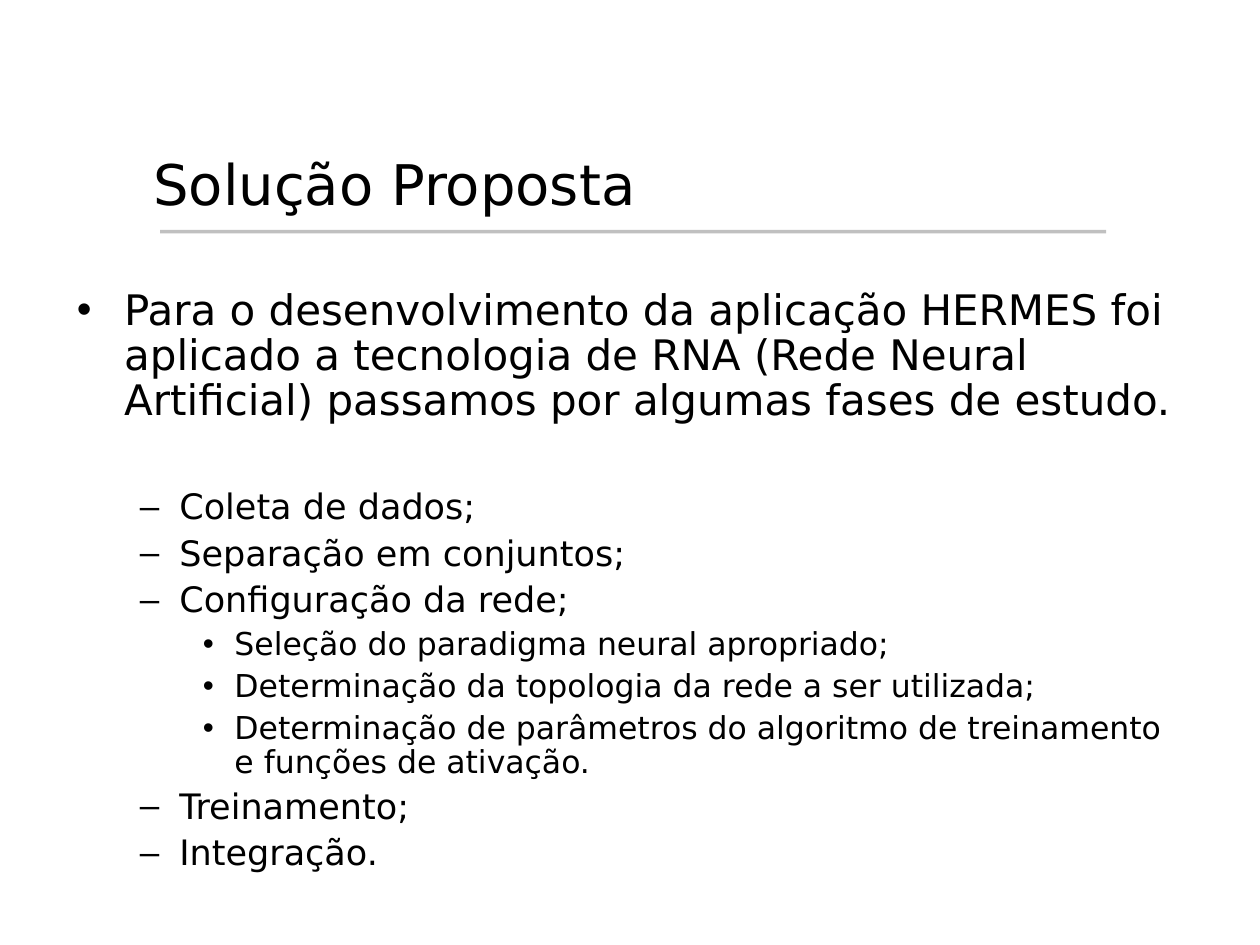
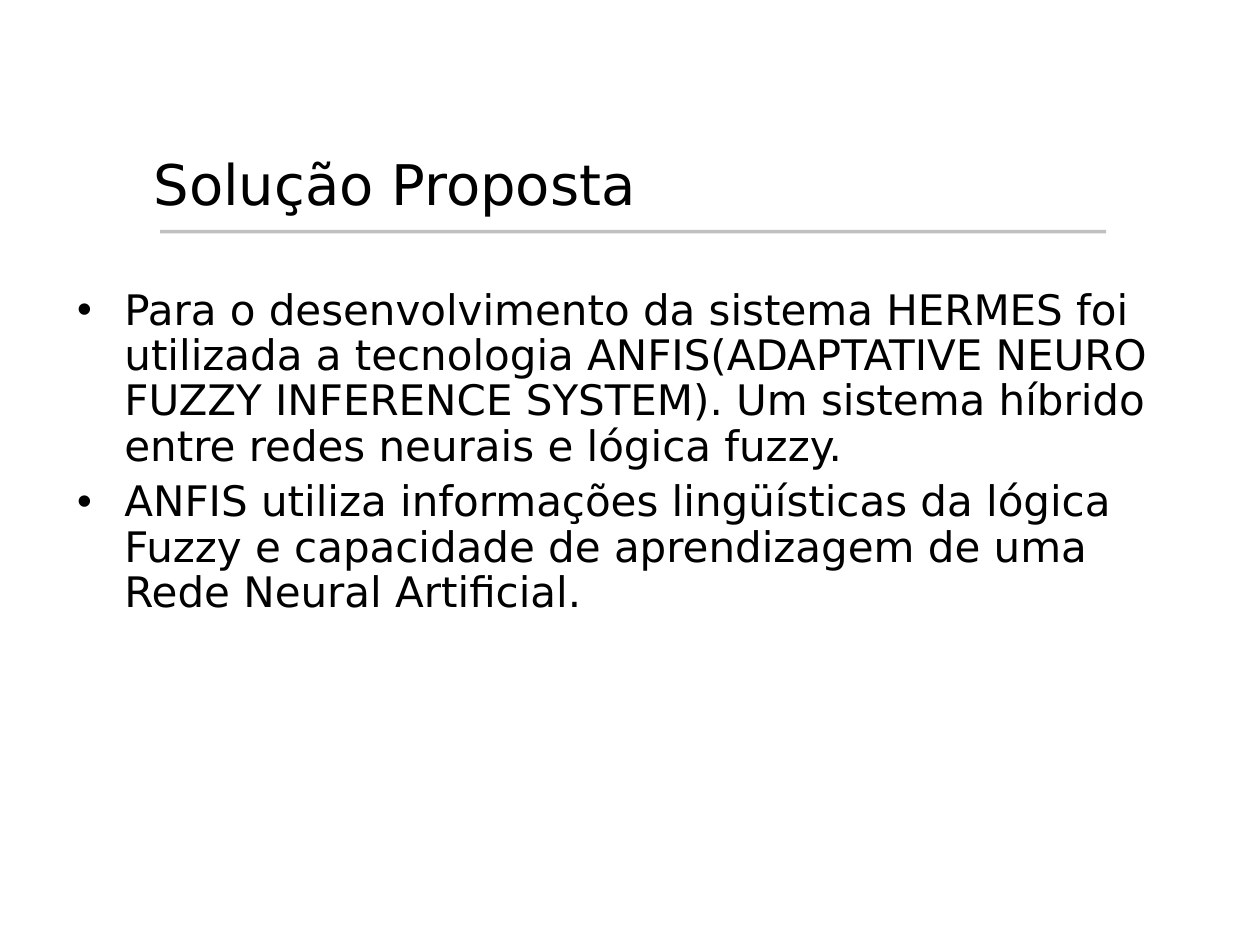
Before and after one commit to rcabral/creditanalyst, a slide deck: slide 9 of Apresentacao_Hermes/Apresentacao_Hermes.ppt. Drawn at 1260x945 pixels with LibreOffice and Linux fonts; fonts in the diff are those of the drawing; background and template pictures are left out. Boxes give left, top, right and bottom in pixels: in the first picture for what was removed or moved away, otherwise in the second. Text is boxed around its words. In the diff, an @@ line names an element or a change of style, - is before the commit and + after.

```diff
--- a/Apresentacao_Hermes/Apresentacao_Hermes.ppt
+++ b/Apresentacao_Hermes/Apresentacao_Hermes.ppt
@@ text at bbox=[124, 293, 1147, 608]: text changed; size 18 to 24 pt @@
-• Para o desenvolvimento da aplicação HERMES foi aplicado a tecnologia de RNA (Rede Neural Artificial) passamos por algumas fases de estudo.
-  – Coleta de dados;
-  – Separação em conjuntos;
-  – Configuração da rede;
-    • Seleção do paradigma neural apropriado;
-    • Determinação da topologia da rede a ser utilizada;
-    • Determinação de parâmetros do algoritmo de treinamento e funções de ativação.
-  – Treinamento;
-  – Integração.
+• Para o desenvolvimento da sistema HERMES foi utilizada a tecnologia ANFIS(ADAPTATIVE NEURO FUZZY INFERENCE SYSTEM). Um sistema híbrido entre redes neurais e lógica fuzzy.
+• ANFIS utiliza informações lingüísticas da lógica Fuzzy e capacidade de aprendizagem de uma Rede Neural Artificial.
```
Also in this commit, not shown: 11 other slides changed, 2 slides added, 2 slides removed.
